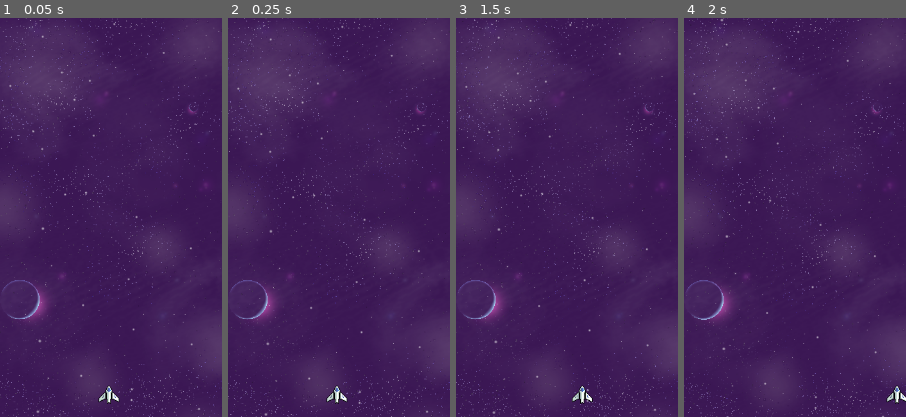
Above: before the commit, frames 1-4 (left to right).
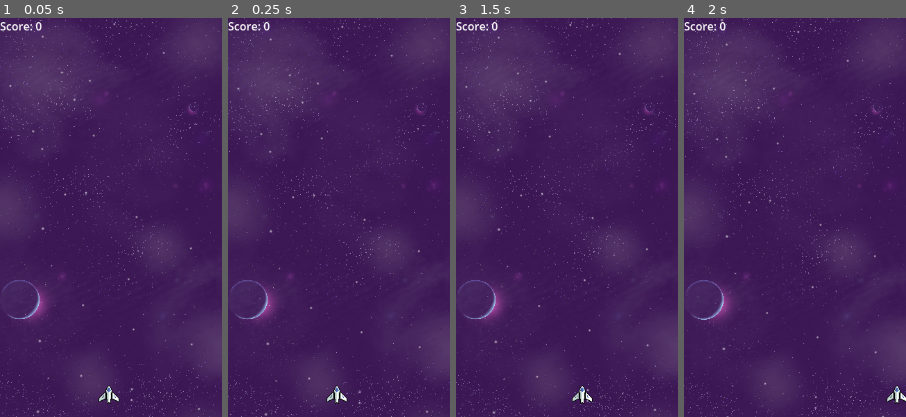
Above: after the commit, the same moments.

Repository: Sunny-Days-Ahead/Project-Iron
Game: Godot game, scene res://Scenes/Main.tscn
The game is run twice, just before and just after one commit, with the same random seed, the same clock (stepped at 60 frames per second) and the same inputs.
Inputs:
- Up to frame 1 (0.05 s): no input
- Up to frame 2 (0.25 s): no input
- Up to frame 3 (1.5 s): tap Enter (ui_accept) at 0.5, 0.77 s; hold Space (shoot) 0.53-1.28 s; hold D (moveRight) from 0.53 s (still down); tap R at 1.35 s
- Up to frame 4 (2 s): keep holding D (moveRight); tap Enter (ui_accept) at 1.52 s
The pictures show only the part of the screen within x 0-50%, y 0-50%; the shares and areas given below are measured in that part.

The runs differ from the first frame. In frame 1, 0.2% of the frame differs, in the area x 0-19%, y 1-4%; in frame 2, 0.2%; in frame 3, 0.2%; in frame 4, 0.2%.

Commit message:
Warcrime Simulation
Added Score

Diff:
--- a/Scenes/Actors/pirate_scout.gd
+++ b/Scenes/Actors/pirate_scout.gd
@@ -6,4 +6,9 @@
 
 
 func _on_health_component_died() -> void:
+	var scoreNode : Label = Global.ui_node.find_child("Score")
+
+	if scoreNode.has_method("addScore"):
+		scoreNode.addScore(1)
+
 	queue_free()
--- a/Scenes/Levels/Stage1.tscn
+++ b/Scenes/Levels/Stage1.tscn
@@ -24,6 +24,6 @@
 rotation = -0.0031446437
 
 [node name="Pirateb" parent="PirateSpawner" instance=ExtResource("2_yr0dh")]
-position = Vector2(136, -83)
+position = Vector2(-79, -67)
 
 [connection signal="timeout" from="PirateSpawner/pirate_spawn_1" to="." method="_on_pirate_spawn_1_timeout"]
--- a/Scenes/Main.tscn
+++ b/Scenes/Main.tscn
@@ -1,9 +1,10 @@
-[gd_scene load_steps=5 format=3 uid="uid://kpqmljsmcfrv"]
+[gd_scene load_steps=6 format=3 uid="uid://kpqmljsmcfrv"]
 
 [ext_resource type="Script" uid="uid://dumngckmby8mo" path="res://Scenes/main.gd" id="1_kln2b"]
 [ext_resource type="PackedScene" uid="uid://sc7cdfed8olm" path="res://Scenes/Actors/Player.tscn" id="2_kln2b"]
 [ext_resource type="AudioStream" uid="uid://c2lekl8la7mny" path="res://Assets/SFX/click1.ogg" id="4_pbw6q"]
 [ext_resource type="PackedScene" uid="uid://cq1mihhdvy4ge" path="res://Scenes/Other/scrolling_purple_space_background.tscn" id="4_rgh2o"]
+[ext_resource type="Script" uid="uid://1qs36werbe8o" path="res://Scenes/score.gd" id="4_v1gob"]
 
 [node name="Main" type="Node"]
 script = ExtResource("1_kln2b")
@@ -22,5 +23,11 @@
 [node name="UI" type="Node" parent="."]
 unique_name_in_owner = true
 
+[node name="Score" type="Label" parent="UI"]
+offset_right = 40.0
+offset_bottom = 23.0
+text = "Stage:"
+script = ExtResource("4_v1gob")
+
 [node name="AudioStreamPlayer" type="AudioStreamPlayer" parent="."]
 stream = ExtResource("4_pbw6q")
--- a/Scenes/main.gd
+++ b/Scenes/main.gd
@@ -10,8 +10,6 @@
 
 	# Start by loading Stage 1  (we will probably remove this later to start with nothing and load the main menu ui instead
 	change_stage("res://Scenes/Levels/Stage1.tscn")
-
-#	$SpeechLabel.start()
 
 func change_stage(new_stage_path : String) -> void:
 	# queue_free on all of the children inside of the Stage container
--- /dev/null
+++ b/Scenes/score.gd
@@ -0,0 +1,14 @@
+extends Label
+var score : int
+
+func _ready() -> void:
+	score = 0
+	%UI/Score.text = "Score: " + str(score)
+
+func addScore(points : int):
+	score += points
+	%UI/Score.text = "Score: " + str(score)
+
+func commitWarcrime():
+	score += 19582657
+	%UI/Score.text = "Score: " + str(score)
Not shown, added: Scenes/score.gd.uid
